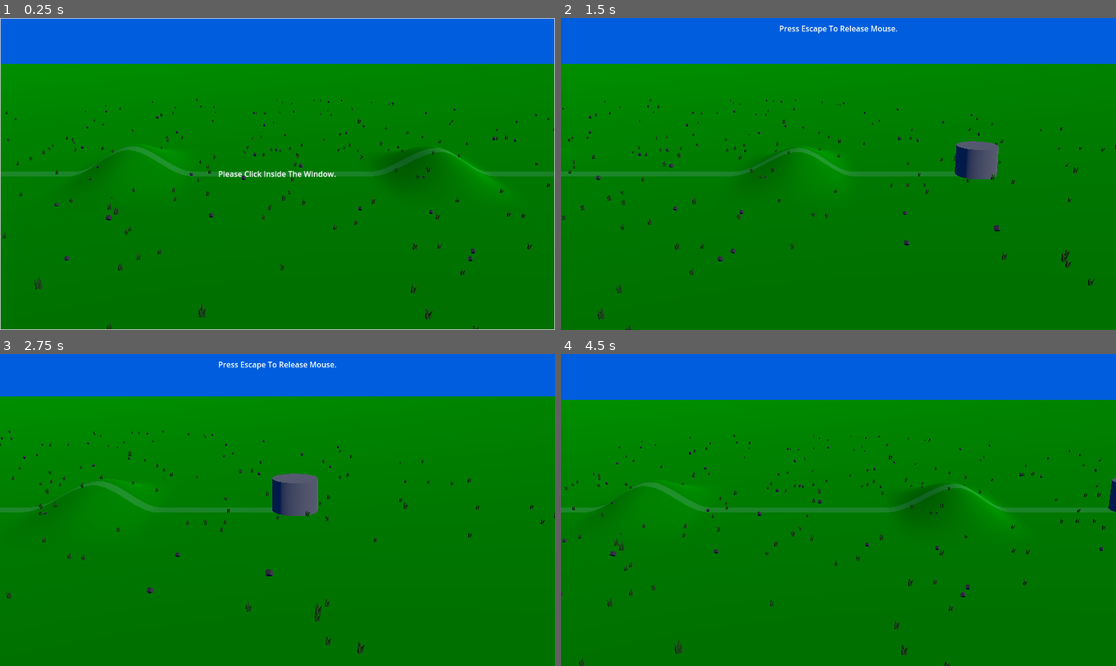
Above: before the commit, frames 1-4 (two rows, left to right).
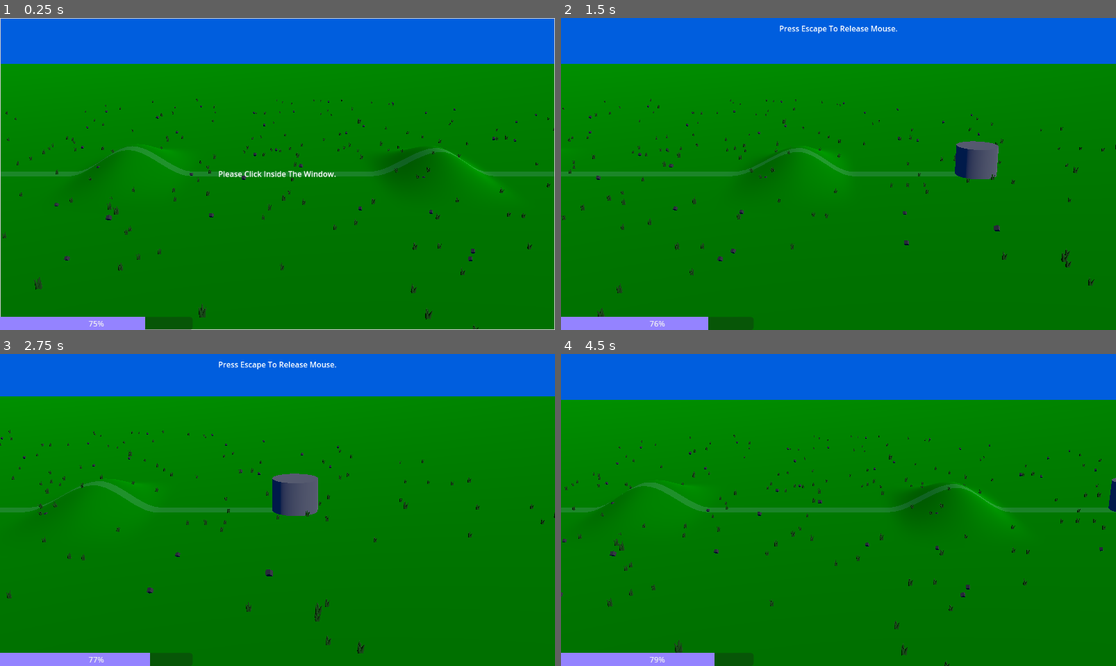
Above: after the commit, the same moments.

Repository: gpergrossi/ludum-dare-55
Game: Godot game, scene res://Scenes/Main.tscn
The game is run twice, just before and just after one commit, with the same random seed, the same clock (stepped at 60 frames per second) and the same inputs.
Inputs (mouse positions are in pixels of both pictures, inside the frame that each line leads up to):
- Up to frame 1 (0.25 s): no input
- Up to frame 2 (1.5 s): tap Enter (ui_accept) at 0.5, 0.77 s; move the mouse to (960, 158) at 0.52 s; hold Right (move_right) 0.53-1.28 s; tap Mouse wheel up (zoom_in) at 0.6 s; click (960, 158) at 0.67 s; move the mouse to (727, 189) at 1.27 s; hold Down (move_backward) from 1.28 s (still down); tap Mouse wheel down (zoom_out) at 1.35 s
- Up to frame 3 (2.75 s): tap Enter (ui_accept) at 1.52, 2 s; move the mouse to (333, 441) at 2.02 s; release Down (move_backward) at 2.03 s; hold Right (move_right) from 2.03 s (still down); tap Mouse wheel up (zoom_in) at 2.1 s
- Up to frame 4 (4.5 s): tap Enter (ui_accept) at 2.75, 3.02, 3.5, 3.77 s; move the mouse to (810, 572) at 2.77 s; release Right (move_right) at 2.78 s; hold Up (move_forward) 2.78-3.53 s; tap Mouse wheel down (zoom_out) at 2.85, 4.35 s; click (810, 572) at 2.92 s; move the mouse to (1005, 556) at 3.52 s; hold Left (move_left) from 3.53 s (still down); tap Mouse wheel up (zoom_in) at 3.6 s; move the mouse to (672, 463) at 4.27 s

The runs differ from the first frame. In frame 1, 1.4% of the frame differs, in the area x 0-35%, y 95-100%; in frame 2, 1.4%; in frame 3, 1.4%; in frame 4, 1.5%.

Commit message:
Add player manabar UI

Diff:
--- a/Code/Classes/PlayerController.gd
+++ b/Code/Classes/PlayerController.gd
@@ -1,16 +1,28 @@
 class_name PlayerController extends Node # For simplicity of testing; intend to remove.
+
+@onready var manabar : ProgressBar = %PlayerManaBarUi;
 
 var level := 1;
 var maxMana : int;
 var mana : float;
 
+func setMana(newAmount):
+	mana = newAmount;
+	if mana < 0: mana = 0;
+	if mana > maxMana: mana = maxMana;
+	manabar.value = mana;
+
+func setMaxMana(newMax):
+	maxMana = newMax;
+	if mana > maxMana: mana = maxMana;
+	manabar.max_value = maxMana;
+
 func initMana(lv):
-	maxMana = Constants.manaByLevel[lv];
-	mana = maxMana * 0.8;
+	setMaxMana(Constants.manaByLevel[lv]);
+	setMana(maxMana * 0.8);
 
 func regenMana(secondsElapsed : float):
-	mana += getManaRegenPerSecond(maxMana) * secondsElapsed;
-	if mana > maxMana: mana = maxMana;
+	setMana(mana + getManaRegenPerSecond(maxMana) * secondsElapsed);
 
 func canCast(spell):
 	return mana > spell['manaCost']
@@ -23,7 +35,7 @@
 	if !canCast(spell):
 		# TODO show low mana warning to player
 		return;
-	mana -= spell['manaCost'];
+	setMana(mana - spell['manaCost']);
 	# TODO redraw mana bar UI
 	spell['castFunc'].call(spell, location, 'player');
 
--- a/Scenes/Main.tscn
+++ b/Scenes/Main.tscn
@@ -1,6 +1,7 @@
-[gd_scene load_steps=18 format=3 uid="uid://ddjbrnypilhof"]
+[gd_scene load_steps=20 format=3 uid="uid://ddjbrnypilhof"]
 
 [ext_resource type="PackedScene" uid="uid://b1xmmcg7sdyrb" path="res://Scenes/Terrain/terrain_gen.tscn" id="1_ho15n"]
+[ext_resource type="Script" path="res://Code/Classes/PlayerController.gd" id="1_uq66x"]
 [ext_resource type="PackedScene" uid="uid://dkweoh02182gr" path="res://Scenes/Pre-Jam/Tools/stuff_spreader.tscn" id="2_rh6tg"]
 [ext_resource type="PackedScene" uid="uid://ck308xwjm7j5e" path="res://Scenes/Pre-Jam/Props/grass_clump.tscn" id="3_furxe"]
 [ext_resource type="PackedScene" uid="uid://fmlqidtqaj2e" path="res://Scenes/Pre-Jam/Props/rock.tscn" id="4_gynon"]
@@ -42,6 +43,9 @@
 border_width_top = 2
 border_width_right = 2
 border_width_bottom = 2
+
+[sub_resource type="StyleBoxFlat" id="StyleBoxFlat_kn3u8"]
+bg_color = Color(0.580392, 0.513726, 1, 1)
 
 [sub_resource type="StandardMaterial3D" id="StandardMaterial3D_auxty"]
 albedo_color = Color(0.337255, 0.337255, 0.337255, 1)
@@ -1037,6 +1041,15 @@
 horizontal_alignment = 1
 vertical_alignment = 1
 
+[node name="PlayerManaBarUi" type="ProgressBar" parent="CanvasLayer/UI Container"]
+unique_name_in_owner = true
+custom_minimum_size = Vector2(400, 20)
+layout_mode = 2
+size_flags_horizontal = 0
+size_flags_vertical = 8
+theme_override_styles/fill = SubResource("StyleBoxFlat_kn3u8")
+value = 80.0
+
 [node name="CameraViewPoint" type="Node3D" parent="." node_paths=PackedStringArray("left_edge", "right_edge")]
 script = ExtResource("5_046qu")
 left_edge = NodePath("../LeftEdgeMarker")
@@ -1068,4 +1081,7 @@
 transform = Transform3D(1, 0, 0, 0, 1, 0, 0, 0, 1, 0, 2.49797, 0)
 mesh = SubResource("CylinderMesh_cp35v")
 
+[node name="PlayerController" type="Node" parent="."]
+script = ExtResource("1_uq66x")
+
 [editable path="StuffSpreader"]
